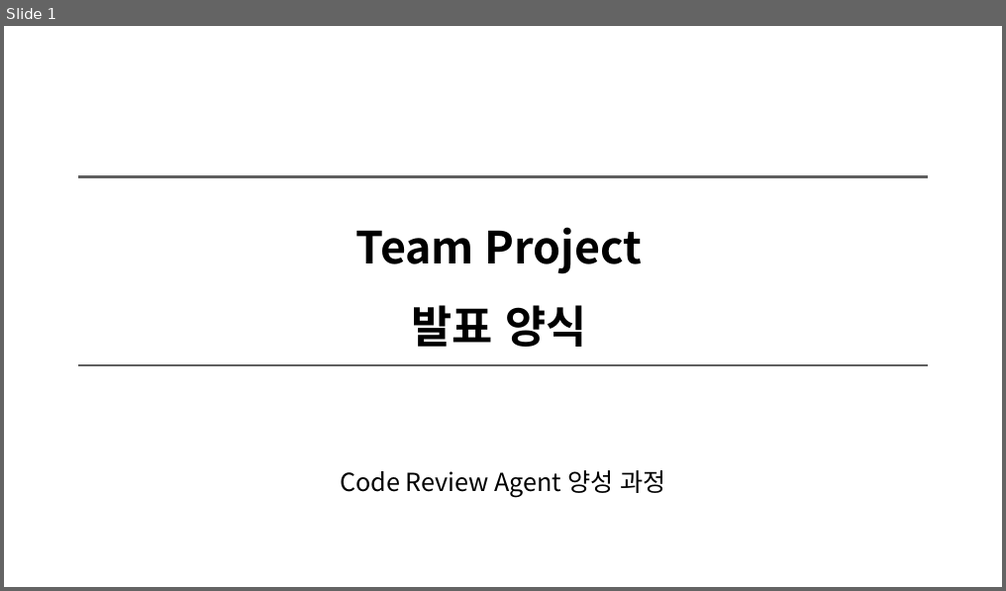
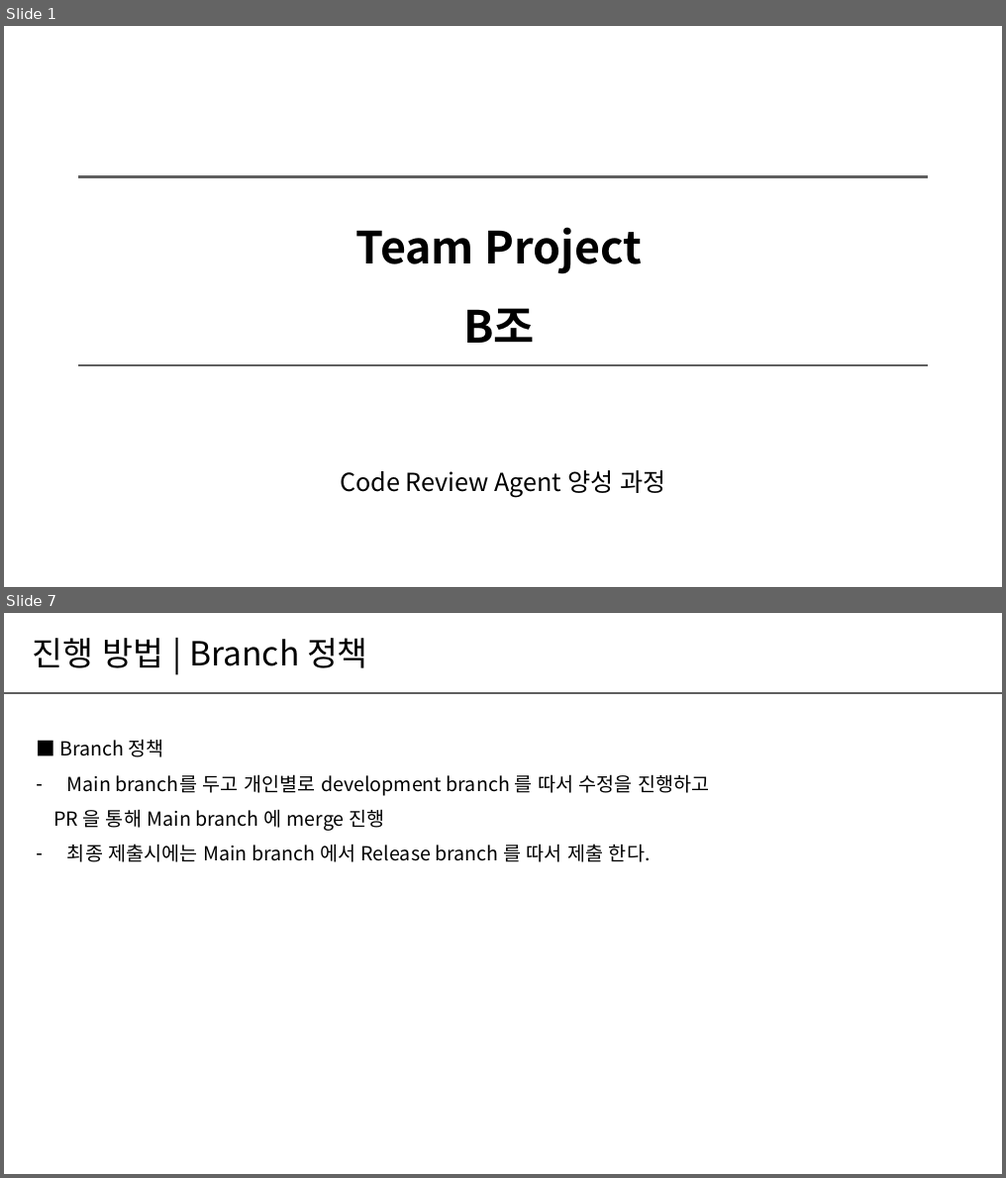
Before and after one commit to Rakjunyang/BeautifulCode, a slide deck: 팀프로젝트＿발표양식_B조.pptx. Shown one above the other, each under a label of ours: slide 1 before the commit, slides 1 and 7 after it; the slides between them are not shown. The pictures are 1006x591 and 1006x1178 pixels, drawn with LibreOffice and Linux fonts; fonts in the diff are those of the drawing. Boxes give left, top, right and bottom in pixels: in the first picture for what was removed or moved away, otherwise in the second. Text is boxed around its words. In the diff, an @@ line names an element or a change of style, - is before the commit and + after.

Commit message:
발표 자료 앞부분 작성 후 upload

```diff
--- a/팀프로젝트＿발표양식_B조.pptx
+++ b/팀프로젝트＿발표양식_B조.pptx
@@ slide 7 added at box(4, 613, 1002, 1174), background #FFFFFF @@
@@ text added at box(32, 638, 368, 668), 24 pt, text #000000 @@
+진행 방법 | Branch 정책
@@ line added from (4, 693) to (1002, 693), #5F5F5F 2 pt @@
@@ text added at box(54, 739, 709, 862), 14 pt, text #000000 @@
+■ Branch 정책
+– Main branch를 두고 개인별로 development branch 를 따서 수정을 진행하고
+PR 을 통해 Main branch 에 merge 진행
+– 최종 제출시에는 Main branch 에서 Release branch 를 따서 제출 한다.
@@ slide 1 changed as well @@
@@ text at box(356, 227, 642, 343): text changed @@
-Team Project
-발표 양식
+Team Project
+B조
```
Also in this commit, not shown: 2 other slides changed, 6 other slides added, 8 slides removed.
